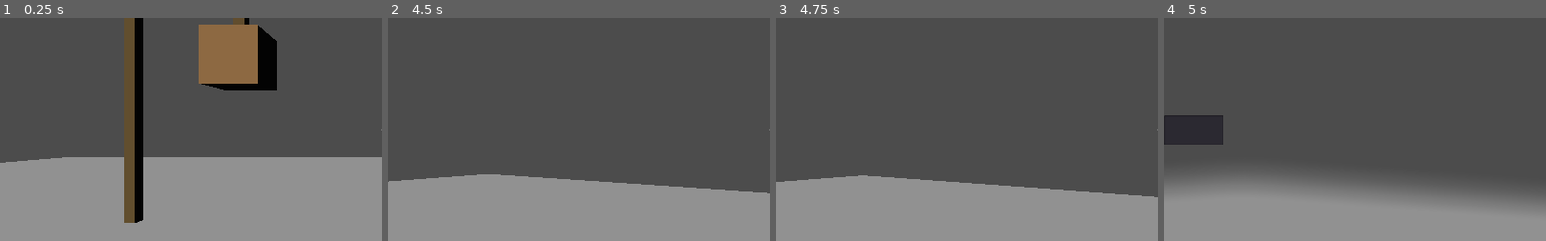
Above: before the commit, frames 1-4 (left to right).
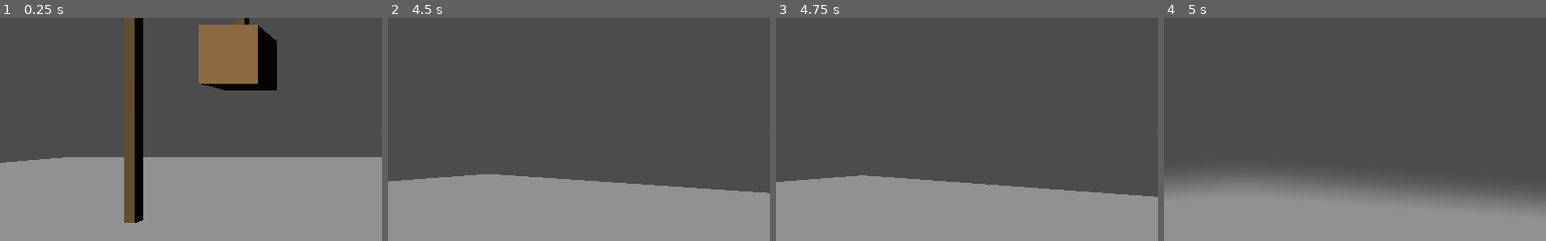
Above: after the commit, the same moments.

Repository: miskatonicstudio/goat
Game: Godot game, scene res://demo/Demo.tscn
Two runs of this game, one before a commit and one after it. Both use one fixed random seed, a clock stepped at 60 frames per second and the inputs below.
Inputs (mouse positions are % of the whole screen's width and height, from its top left):
- Up to frame 1 (0.25 s): no input
- Up to frame 2 (4.5 s): tap Enter at 0.5 s; move the mouse to (55, 50) at 0.52 s; hold W (oat_movement_forward) from 0.53 s (still down); click (55, 50) at 0.6 s; move the mouse to (45, 50) at 1.27 s; click (45, 50) at 1.35 s; move the mouse to (52, 48) at 2.02 s; click (52, 48) at 2.1 s; move the mouse to (49, 52) at 2.77 s; click (49, 52) at 2.85 s; tap Space at 3.5 s; move the mouse to (57, 51) at 3.52 s; click (57, 51) at 3.6 s; right-click (57, 51) at 4.15 s; move the mouse to (42, 49) at 4.27 s; click (42, 49) at 4.35 s
- Up to frame 3 (4.75 s): keep holding W (oat_movement_forward)
- Up to frame 4 (5 s): keep holding W (oat_movement_forward); tap Tab (oat_toggle_inventory) at 4.9 s
The pictures show only the part of the screen within x 0-50%, y 25-75%; the shares and areas given below are measured in that part.

Frames 1-3 are identical in both runs. In frame 4, 2.1% of the frame differs, in the area x 0-16%, y 43-57%.

Commit message:
Add separate InventoryItems scene

Diff:
--- a/oat/Inventory.gd
+++ b/oat/Inventory.gd
@@ -7,11 +7,8 @@
 const MAX_VERTICAL_ANGLE = 80
 onready var viewport = $CenterContainer/ViewportContainer/Viewport
 onready var rotator = $CenterContainer/ViewportContainer/Viewport/Inventory3D/Rotator
-onready var item_list = $ItemList
 # TODO: keep rotation value separately for each item?
 var current_angle_vertical = 0
-var currently_selected_item_index = -1
-var item_names = []
 
 
 func _ready():
@@ -19,6 +16,7 @@
 	viewport.own_world = true
 	oat_interaction_signals.connect("oat_toggle_inventory", self, "toggle")
 	oat_interaction_signals.connect("oat_environment_item_obtained", self, "item_obtained")
+	oat_interaction_signals.connect("oat_inventory_item_selected", self, "item_selected")
 
 
 func _input(event):
@@ -52,20 +50,14 @@
 
 
 func item_obtained(item_name):
-	for item in get_tree().get_nodes_in_group("oat_inventory_item"):
-		item.hide()
 	var obtained_item = oat_interaction_signals.inventory_items_models[item_name].instance()
 	obtained_item.add_to_group("oat_inventory_item")
 	obtained_item.add_to_group("oat_inventory_item_" + item_name)
+	obtained_item.hide()
 	rotator.add_child(obtained_item)
 
-	item_list.add_icon_item(oat_interaction_signals.inventory_items_textures[item_name])
-	currently_selected_item_index = item_list.get_item_count() - 1
-	item_names.append(item_name)
 
-
-func _on_ItemList_item_selected(index):
-	var item_name = item_names[index]
+func item_selected(item_name):
 	for item in get_tree().get_nodes_in_group("oat_inventory_item"):
 		item.hide()
 	get_tree().get_nodes_in_group("oat_inventory_item_" + item_name).pop_front().show()
--- a/oat/Inventory.tscn
+++ b/oat/Inventory.tscn
@@ -1,6 +1,7 @@
-[gd_scene load_steps=2 format=2]
+[gd_scene load_steps=3 format=2]
 
 [ext_resource path="res://oat/Inventory.gd" type="Script" id=1]
+[ext_resource path="res://oat/InventoryItems.tscn" type="PackedScene" id=2]
 
 [node name="Inventory" type="Control"]
 anchor_right = 1.0
@@ -8,6 +9,7 @@
 script = ExtResource( 1 )
 
 [node name="CenterContainer" type="CenterContainer" parent="."]
+editor/display_folded = true
 anchor_right = 1.0
 anchor_bottom = 1.0
 
@@ -35,13 +37,4 @@
 [node name="Rotator" type="Spatial" parent="CenterContainer/ViewportContainer/Viewport/Inventory3D"]
 transform = Transform( 1, 0, 0, 0, 1, 0, 0, 0, 1, 0, 0, -2 )
 
-[node name="ItemList" type="ItemList" parent="."]
-anchor_top = 0.5
-anchor_bottom = 0.5
-margin_top = -20.0
-margin_right = 70.0
-margin_bottom = 20.0
-rect_min_size = Vector2( 80, 0 )
-auto_height = true
-icon_mode = 0
-[connection signal="item_selected" from="ItemList" to="." method="_on_ItemList_item_selected"]
+[node name="InventoryItems" parent="." instance=ExtResource( 2 )]
--- /dev/null
+++ b/oat/InventoryItems.gd
@@ -0,0 +1,53 @@
+extends Control
+
+onready var top_bar = $ScrollContainer
+onready var item_container = $ScrollContainer/CenterContainer/HBoxContainer
+
+var currently_selected_item = null
+var currently_dragged_item = null
+
+
+func _ready():
+	oat_interaction_signals.connect("oat_environment_item_obtained", self, "item_obtained")
+	oat_interaction_signals.connect("oat_inventory_item_selected", self, "item_selected")
+
+
+func _input(event):
+	if currently_dragged_item and Input.is_action_just_released("oat_inventory_item_dragging"):
+		Input.set_custom_mouse_cursor(null, Input.CURSOR_ARROW)
+		if (
+			event is InputEventMouse and
+			not top_bar.get_global_rect().has_point(event.global_position) and
+			currently_dragged_item != currently_selected_item
+		):
+			oat_interaction_signals.emit_signal(
+				"oat_inventory_item_used_on_inventory", currently_selected_item, currently_dragged_item
+			)
+		currently_dragged_item = null
+
+
+func item_obtained(item_name):
+	var item_button = TextureButton.new()
+	item_button.texture_normal = oat_interaction_signals.inventory_items_textures[item_name]
+	item_button.connect("pressed", self, "item_button_pressed", [item_name, ])
+	item_button.connect("button_down", self, "item_button_down", [item_name, ])
+	item_container.add_child(item_button)
+
+	if not currently_selected_item:
+		oat_interaction_signals.emit_signal("oat_inventory_item_selected", item_name)
+
+
+func item_selected(item_name):
+	currently_selected_item = item_name
+
+
+func item_button_pressed(item_name):
+	oat_interaction_signals.emit_signal("oat_inventory_item_selected", item_name)
+
+
+func item_button_down(item_name):
+	currently_dragged_item = item_name
+	var texture = oat_interaction_signals.inventory_items_textures[item_name]
+	# TODO: read texture size from config
+	# TODO: use settings signals for setting cursor?
+	Input.set_custom_mouse_cursor(texture, Input.CURSOR_ARROW, Vector2(32, 32))
--- /dev/null
+++ b/oat/InventoryItems.tscn
@@ -0,0 +1,52 @@
+[gd_scene load_steps=8 format=2]
+
+[ext_resource path="res://oat/InventoryItems.gd" type="Script" id=1]
+
+[sub_resource type="StyleBoxFlat" id=1]
+
+[sub_resource type="StyleBoxFlat" id=2]
+
+[sub_resource type="StyleBoxFlat" id=3]
+
+[sub_resource type="StyleBoxFlat" id=4]
+
+[sub_resource type="StyleBoxFlat" id=5]
+bg_color = Color( 0.878431, 0.0784314, 0.0784314, 1 )
+border_width_left = 4
+
+[sub_resource type="Theme" id=6]
+HScrollBar/icons/decrement = null
+HScrollBar/icons/decrement_highlight = null
+HScrollBar/icons/increment = null
+HScrollBar/icons/increment_highlight = null
+HScrollBar/styles/grabber = SubResource( 1 )
+HScrollBar/styles/grabber_highlight = SubResource( 2 )
+HScrollBar/styles/grabber_pressed = SubResource( 3 )
+HScrollBar/styles/scroll = null
+HScrollBar/styles/scroll_focus = SubResource( 4 )
+ScrollContainer/styles/abc = SubResource( 5 )
+
+[node name="InventoryItems" type="Control"]
+anchor_right = 1.0
+anchor_bottom = 1.0
+script = ExtResource( 1 )
+
+[node name="ScrollContainer" type="ScrollContainer" parent="."]
+anchor_left = 0.5
+anchor_right = 0.5
+margin_left = -128.0
+margin_right = 128.0
+margin_bottom = 64.0
+rect_min_size = Vector2( 256, 64 )
+theme = SubResource( 6 )
+scroll_vertical_enabled = false
+
+[node name="CenterContainer" type="CenterContainer" parent="ScrollContainer"]
+margin_right = 256.0
+rect_min_size = Vector2( 256, 0 )
+
+[node name="HBoxContainer" type="HBoxContainer" parent="ScrollContainer/CenterContainer"]
+margin_left = 128.0
+margin_right = 128.0
+custom_constants/separation = 0
+alignment = 1
--- a/oat/signals/oat_interaction_signals.gd
+++ b/oat/signals/oat_interaction_signals.gd
@@ -1,11 +1,20 @@
 extends Node
 
 signal oat_environment_item_selected (item_name)
+# TODO: do not send "deselected" when obtained
 signal oat_environment_item_deselected (item_name)
 signal oat_environment_item_activated (item_name)
 # TODO: signal for permanent deactivation?
+
+# TODO: rename this to "inventory_item" added or obtained
 signal oat_environment_item_obtained (item_name)
+signal oat_inventory_item_selected (item_name)
+signal oat_inventory_item_used (item_name)
+signal oat_inventory_item_removed (item_name)
+signal oat_inventory_item_used_on_inventory (item_name, inventory_item_name)
+signal oat_inventory_item_used_on_environment (item_name, environment_item_name)
 
+# TODO: replace with "oat_game_mode_changed (mode)"
 signal oat_toggle_inventory (inventory_open)
 
 enum GameMode {
--- a/project.godot
+++ b/project.godot
@@ -59,3 +59,8 @@
 "events": [ Object(InputEventMouseButton,"resource_local_to_scene":false,"resource_name":"","device":0,"alt":false,"shi …(212 unchanged characters)…
  ]
 }
+oat_inventory_item_dragging={
+"deadzone": 0.5,
+"events": [ Object(InputEventMouseButton,"resource_local_to_scene":false,"resource_name":"","device":0,"alt":false,"shift":false,"control":false,"meta":false,"command":false,"button_mask":0,"position":Vector2( 0, 0 ),"global_position":Vector2( 0, 0 ),"factor":1.0,"button_index":1,"pressed":false,"doubleclick":false,"script":null)
+ ]
+}
